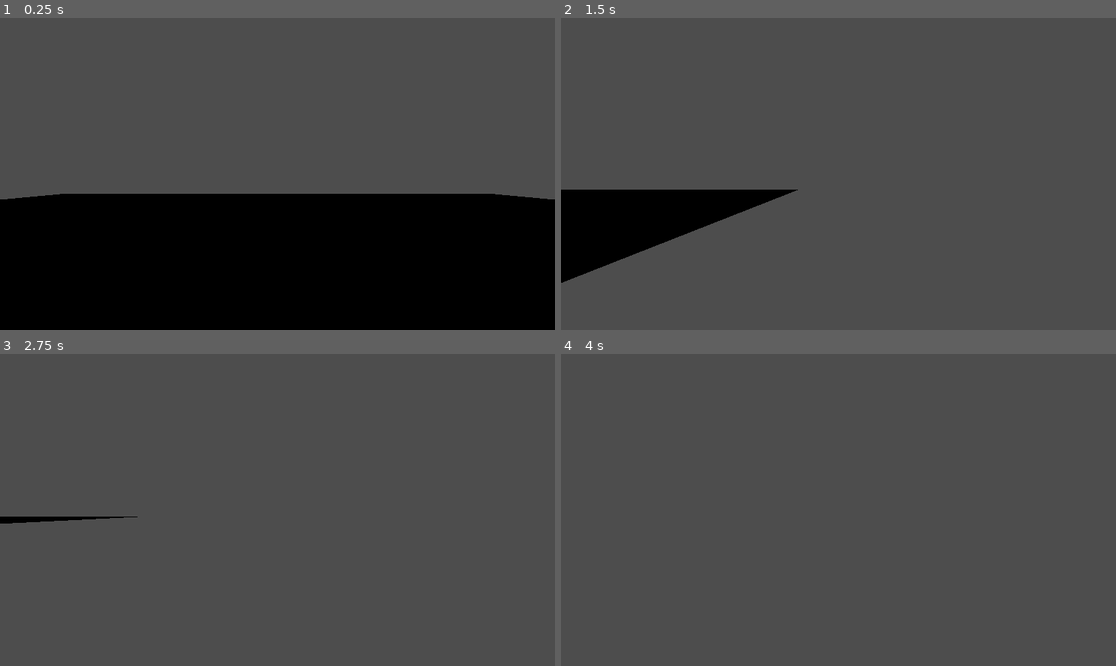
Above: before the commit, frames 1-4 (two rows, left to right).
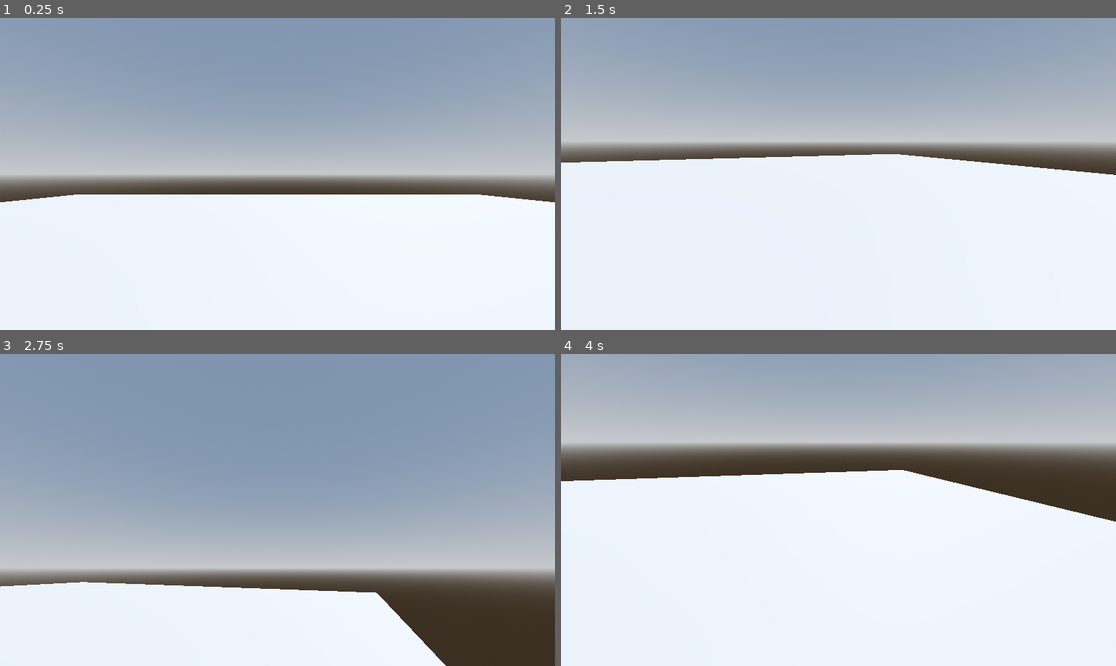
Above: after the commit, the same moments.

Repository: DeltateeDev/BlenderMan
Game: Godot game, scene res://Scenes/main.tscn
The game is run twice, just before and just after one commit, with the same random seed, the same clock (stepped at 60 frames per second) and the same inputs. The project has no main scene, so this scene is started directly.
Inputs (mouse positions are in pixels of both pictures, inside the frame that each line leads up to):
- Up to frame 1 (0.25 s): no input
- Up to frame 2 (1.5 s): tap Enter at 0.5 s; move the mouse to (960, 158) at 0.52 s; hold D (move_right) 0.53-1.28 s; click (960, 158) at 0.67 s; move the mouse to (727, 189) at 1.27 s; hold S (move_back) from 1.28 s (still down); click (727, 189) at 1.42 s
- Up to frame 3 (2.75 s): move the mouse to (333, 441) at 2.02 s; release S (move_back) at 2.03 s; hold D (move_right) from 2.03 s (still down); click (333, 441) at 2.17 s
- Up to frame 4 (4 s): move the mouse to (810, 572) at 2.77 s; release D (move_right) at 2.78 s; hold W (move_forward) 2.78-3.53 s; click (810, 572) at 2.92 s; move the mouse to (1005, 556) at 3.52 s; hold A (move_left) from 3.53 s (still down); click (1005, 556) at 3.67 s

The runs differ from the first frame. In frame 1, 97% of the frame differs, in the area x 0-100%, y 0-100%; in frame 2, 98%; in frame 3, 98%; in frame 4, 97%.

Commit message:
Fixed Movement + Added Camera Movement

Diff:
--- a/Objects/player.tscn
+++ b/Objects/player.tscn
@@ -17,5 +17,7 @@
 [node name="CollisionShape3D" type="CollisionShape3D" parent="."]
 shape = SubResource("CapsuleShape3D_hu1dg")
 
-[node name="PlayerPov" type="Camera3D" parent="."]
-transform = Transform3D(1, 0, 0, 0, 1, 0, 0, 0, 1, 0, 0.481063, -0.50036)
+[node name="Neck" type="Node3D" parent="."]
+transform = Transform3D(1, 0, 0, 0, 1, 0, 0, 0, 1, 0, 0.571645, 0)
+
+[node name="PlayerPOV" type="Camera3D" parent="Neck"]
--- a/Scenes/main.tscn
+++ b/Scenes/main.tscn
@@ -1,6 +1,19 @@
-[gd_scene load_steps=4 format=3 uid="uid://dq8r3jofpr8fu"]
+[gd_scene load_steps=7 format=3 uid="uid://dq8r3jofpr8fu"]
 
 [ext_resource type="PackedScene" uid="uid://bxxe1jgri3yrq" path="res://Objects/player.tscn" id="1_ywhfs"]
+
+[sub_resource type="ProceduralSkyMaterial" id="ProceduralSkyMaterial_sq05n"]
+sky_horizon_color = Color(0.64625, 0.65575, 0.67075, 1)
+ground_horizon_color = Color(0.64625, 0.65575, 0.67075, 1)
+
+[sub_resource type="Sky" id="Sky_bvogk"]
+sky_material = SubResource("ProceduralSkyMaterial_sq05n")
+
+[sub_resource type="Environment" id="Environment_47q4w"]
+background_mode = 2
+sky = SubResource("Sky_bvogk")
+tonemap_mode = 2
+glow_enabled = true
 
 [sub_resource type="BoxShape3D" id="BoxShape3D_ikco8"]
 size = Vector3(30.7132, 0.001, 30.787)
@@ -8,6 +21,13 @@
 [sub_resource type="PlaneMesh" id="PlaneMesh_46qlb"]
 
 [node name="Main" type="Node3D"]
+
+[node name="WorldEnvironment" type="WorldEnvironment" parent="."]
+environment = SubResource("Environment_47q4w")
+
+[node name="DirectionalLight3D" type="DirectionalLight3D" parent="."]
+transform = Transform3D(-0.866023, -0.433016, 0.250001, 0, 0.499998, 0.866027, -0.500003, 0.749999, -0.43301, 0, 0, 0)
+shadow_enabled = true
 
 [node name="Floor" type="StaticBody3D" parent="."]
 metadata/_edit_group_ = true
--- a/Scripts/FirstPersonMovement.gd
+++ b/Scripts/FirstPersonMovement.gd
@@ -1,23 +1,37 @@
 extends CharacterBody3D
 
-@export var speed: int = 20
-var position_change: Vector3 = Vector3.ZERO
+@onready var neck: Node3D = $Neck
+@onready var camera: Camera3D = $Neck/PlayerPOV
+
+@export var speed: int = 7
+@export var acceleration: int = 10
+@export var mouse_sensitivity: float = 0.0025
+
+var move_direction: Vector3 = Vector3.ZERO
+
 
 func _ready():
 	pass
 
+func _process(delta):
+	handle_movement(delta)
 
-func _process(delta):
-	if Input.is_action_pressed("move_forward"):
-		position_change.z = -(speed * delta)
-	elif Input.is_action_pressed("move_back"):
-		position_change.z = (speed * delta)
-	elif Input.is_action_pressed("move_left"):
-		position_change.x = -(speed * delta)
-	elif Input.is_action_pressed("move_right"):
-		position_change.x = (speed * delta)
-	else:
-		position_change.x = 0
-		position_change.z = 0
+func _unhandled_input(event: InputEvent):
 
-	self.position += position_change
+	if event is InputEventMouseButton:
+		Input.set_mouse_mode(Input.MOUSE_MODE_CAPTURED)
+	elif event.is_action_pressed("ui_cancel"):
+		Input.set_mouse_mode(Input.MOUSE_MODE_VISIBLE)
+
+	if Input.get_mouse_mode() == Input.MOUSE_MODE_CAPTURED:
+		if event is InputEventMouseMotion:
+			neck.rotate_y(-event.relative.x * mouse_sensitivity)
+			camera.rotate_x(-event.relative.y * mouse_sensitivity)
+			camera.rotation.x = clamp(camera.rotation.x, deg_to_rad(-89), deg_to_rad(89))
+
+func handle_movement(delta):
+	move_direction = Vector3(Input.get_action_strength("move_right") - Input.get_action_strength("move_left"), 0, Input.get_action_strength("move_back") - Input.get_action_strength("move_forward")).normalized().rotated(Vector3.UP, neck.rotation.y)
+	velocity.x = lerp(velocity.x, move_direction.x * speed, acceleration * delta)
+	velocity.z = lerp(velocity.z, move_direction.z * speed, acceleration * delta)
+
+	move_and_slide()
--- /dev/null
+++ b/Scripts/Globals.gd
@@ -0,0 +1 @@
+extends Node
--- a/project.godot
+++ b/project.godot
@@ -13,6 +13,10 @@
 config/name="BlenderMan"
 config/features=PackedStringArray("4.0", "Forward Plus")
 config/icon="res://icon.svg"
+
+[autoload]
+
+Globals="*res://Scripts/Globals.gd"
 
 [input]
 
